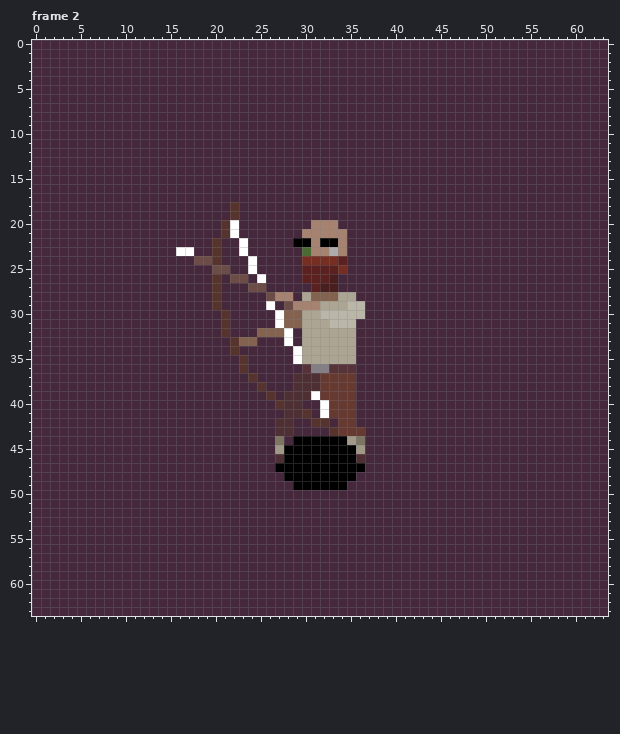
Pixel-art file, stored at assets/aseprite/human/human_melee_ranged_bow_attack.ase. The first picture shows the starting point.
64x64 pixels, 6 frames. Shown: frame 2. The commit also changed other frames, which this record leaves out.
After:
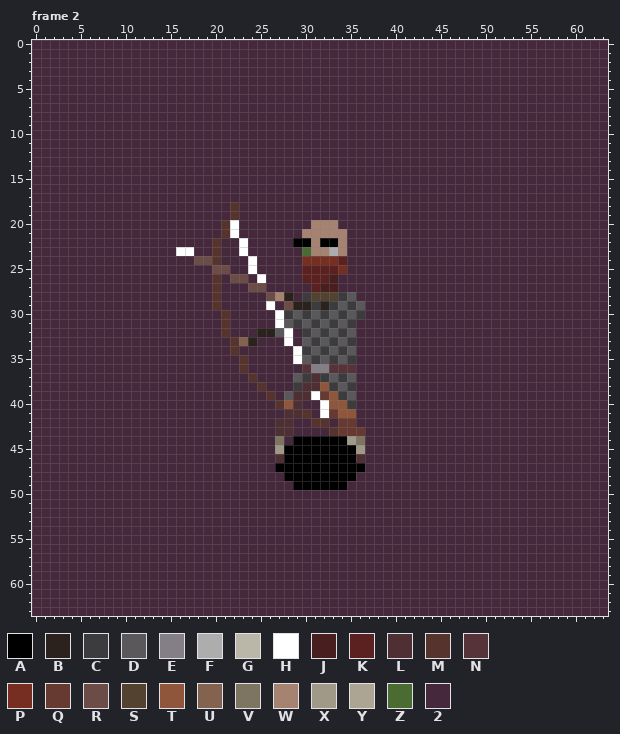
Palette (. is transparent): A #000000  B #2b211d  C #3c3b3d  D #5a585b  E #847e87  F #adadad  G #bab6a8  H #ffffff  J #491e1e  K #5b2121  L #4e2f33  M #56342d  N #563239  P #752e21  Q #663931  R #6c4c46  S #52422f  T #8f563b  U #836250  V #7d7562  W #a58370  X #a09988  Y #ada593  Z #4a6c32  2 #45283c
Author's note on the commit: Human bow attack animation - more hands progress (gloves and surcoat left)
Diff:
layer "back (arms)/back_arms/shirts/long" now shown
layer "back (arms)/back_arms/jackets/chainmail" now shown
layer "body/shirts/regular" now hidden
layer "body/shirts/long" now shown
layer "body/jackets/chainmail" now shown
layer "front (arms)/front_arms/shirts/regular" now hidden
layer "front (arms)/front_arms/shirts/long" now shown
layer "front (arms)/front_arms/jacket/chainmail" now shown
Changed rows in their new state; - is an unchanged pixel.
Frame 2:
first column x 24:
28 ----B-CSSSCD-
29 -----BBCBCDCD
30 ----CDCDCDCDC
31 ----DCDCDCDC-
32 -BBD--CDCDCD-
33 B-----DCDCDC-
34 ------CDCDCD-
35 ------DCDCDC-
37 -----DC-CDCD-
38 -----C--TCDC-
39 ----D----TCD-
40 ----T----TTC-
41 ----------TT-
Boxes around the changes in both pictures, in picture pixels (x1, y1, x2, y2):
changed: (248, 292, 365, 418)
